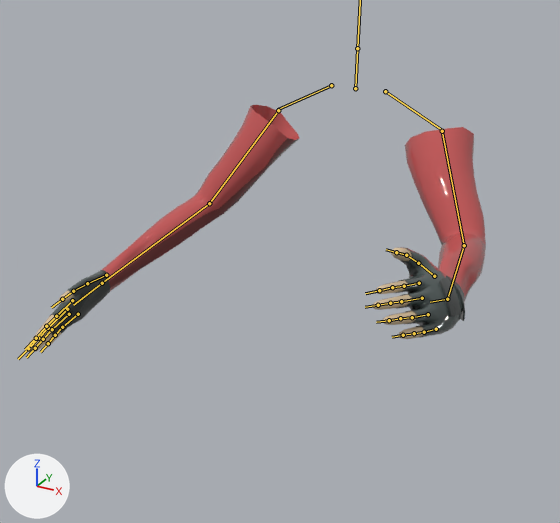
Before and after pictures for a commit that changed the FBX model Assets/anim/Base/Base Run.fbx.
Both versions are drawn from a camera (50 mm lens) standing at (3.2, -7.55, 8.11) and looking at (-0.11, -1.52, 5.1). Every picture has the same lights, and +X, +Y and +Z are marked at lower left. Both versions are drawn at frame 29 of the action 'metarig|Body_Run'; the numbers are the values there. The bones that bend it are drawn over the model as lines.

In view in the first picture: 'Character Mesh'.
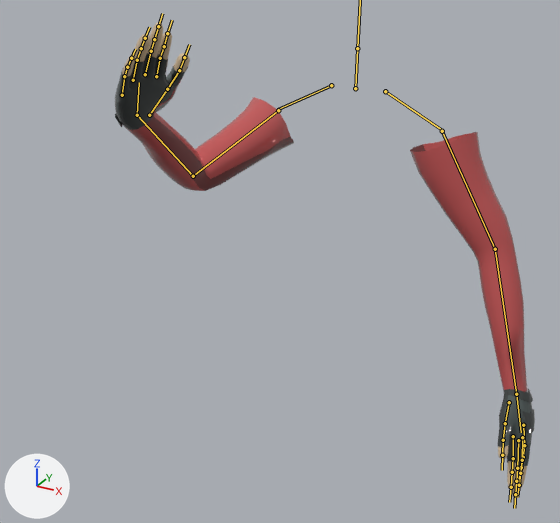
Where the change shows, as pixel boxes [x1, y1, x2, y2] in the pictures (560 x 523 px):
'Character Mesh', posed (9% narrower, 93% taller): before [25, 105, 486, 352]; after [115, 22, 535, 499]
bone 'upper_arm.L', root to tip: before (442, 131) to (464, 245); after (442, 131) to (495, 249)
bone 'forearm.L', root to tip: before (464, 245) to (447, 299); after (495, 249) to (516, 394)
bone 'hand.L', root to tip: before (447, 299) to (430, 302); after (516, 394) to (521, 432)
bone 'upper_arm.R', root to tip: before (278, 110) to (209, 203); after (278, 110) to (193, 176)
bone 'forearm.R', root to tip: before (209, 203) to (102, 283); after (193, 176) to (137, 115)
bone 'hand.R', root to tip: before (102, 283) to (73, 305); after (137, 115) to (139, 82)

The change, as a list of edits to the scene's bpy script:
```text
Change bone_upper_arm_l:
    where bone_upper_arm_l = bpy.data.objects['metarig'].pose.bones['upper_arm.L']  # child of 'shoulder.L'
    bone_upper_arm_l.rotation_quaternion: (0.8, 0.368, -0.232, -0.412) -> (0.864, 0.152, 0.064, -0.476)  # degrees (51, -4, -56) -> degrees (12, 15, -56)
Change bone_forearm_l:
    where bone_forearm_l = bpy.data.objects['metarig'].pose.bones['forearm.L']  # child of 'upper_arm.L'
    bone_forearm_l.rotation_quaternion: (0.911, 0.383, -0.151, 0.005) -> (0.99, 0.089, -0.065, -0.088)  # degrees (46, -16, -6) -> degrees (11, -6, -11)
Change bone_hand_l:
    where bone_hand_l = bpy.data.objects['metarig'].pose.bones['hand.L']  # child of 'forearm.L'
    bone_hand_l.rotation_quaternion: (0.965, 0.163, 0.199, -0.043) -> (0.999, 0.013, 0.04, -0.009)  # degrees (19, 23, -1) -> degrees (1, 5, -1)
Change bone_upper_arm_r:
    where bone_upper_arm_r = bpy.data.objects['metarig'].pose.bones['upper_arm.R']  # child of 'shoulder.R'
    bone_upper_arm_r.rotation_quaternion: (0.841, 0.225, 0.154, 0.467) -> (0.735, 0.524, 0.269, 0.336)  # degrees (31, 3, 59) -> degrees (72, 2, 51)
Change bone_forearm_r:
    where bone_forearm_r = bpy.data.objects['metarig'].pose.bones['forearm.R']  # child of 'upper_arm.R'
    bone_forearm_r.rotation_quaternion: (0.959, 0.24, 0.154, -0.004) -> (0.844, 0.516, 0.143, -0.005)  # degrees (29, 17, 4) -> degrees (64, 14, 8)
Change bone_hand_r:
    where bone_hand_r = bpy.data.objects['metarig'].pose.bones['hand.R']  # child of 'forearm.R'
    bone_hand_r.rotation_quaternion: (0.976, 0.082, -0.198, 0.047) -> (0.948, 0.245, -0.198, 0.034)  # degrees (9, -23, 4) -> degrees (29, -23, -2)
```
